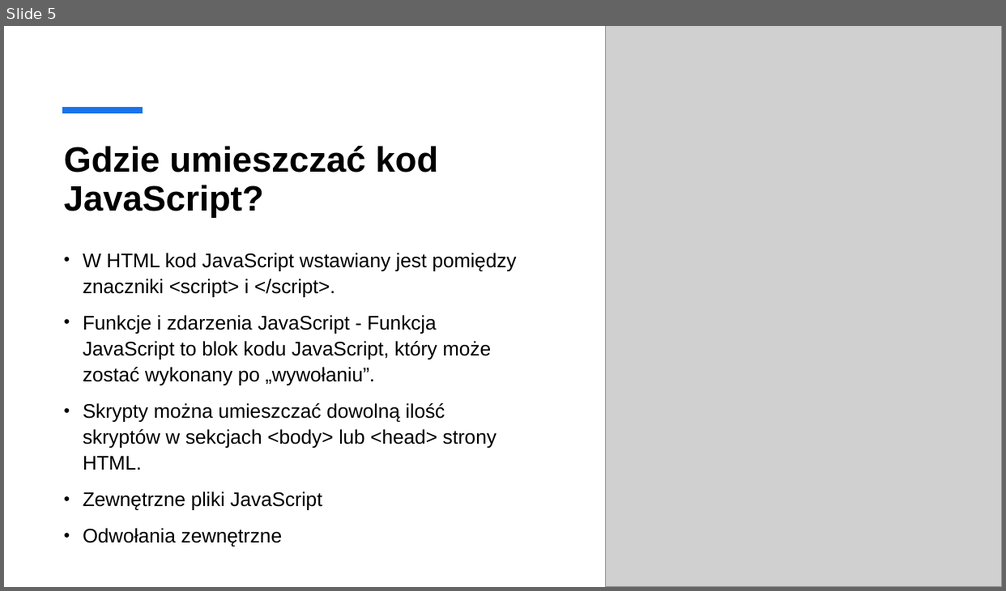
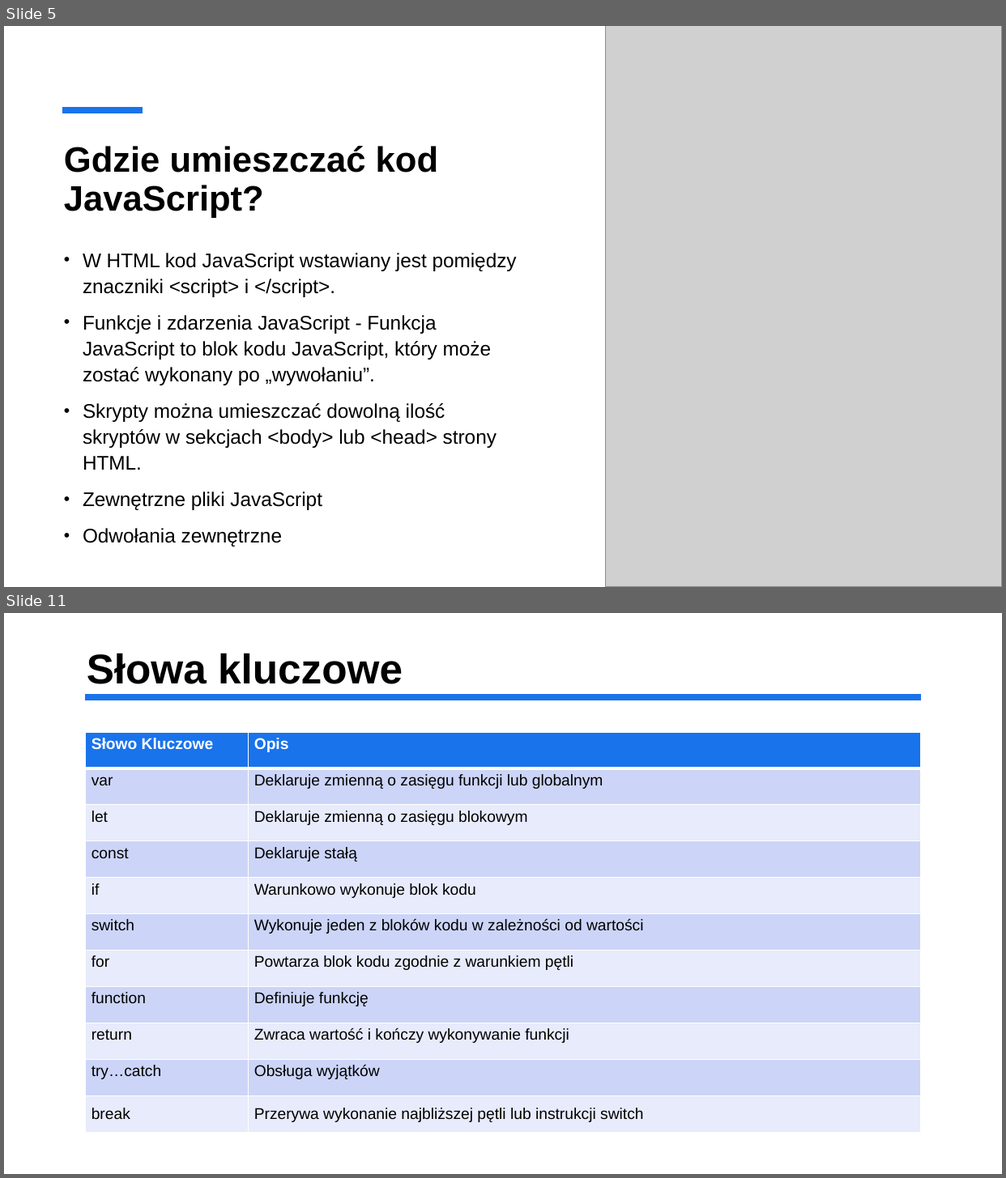
Before and after one commit to Estremo102/Aplikacje-Internetowe, a slide deck: Aplikacje internetowe.pptx. Shown one above the other, each under a label of ours: slide 5 before the commit, slides 5 and 11 after it; the slides between them are not shown. The pictures are 1006x591 and 1006x1178 pixels, drawn with LibreOffice and Linux fonts; fonts in the diff are those of the drawing; grey boxes stand for pictures. Boxes give left, top, right and bottom in pixels: in the first picture for what was removed or moved away, otherwise in the second. Text is boxed around its words. In the diff, an @@ line names an element or a change of style, - is before the commit and + after.

```diff
--- a/Aplikacje internetowe.pptx
+++ b/Aplikacje internetowe.pptx
@@ slide 11 added at box(4, 613, 1002, 1174), background #FFFFFF @@
@@ title added at box(87, 653, 403, 684), 40 pt, text #000000, bold @@
+Słowa kluczowe
@@ line added from (85, 697) to (921, 697), #1973EB 6 pt @@
@@ table added at box(85, 732, 921, 1132), 11 rows, 2 columns @@
+Słowo Kluczowe | Opis
+var | Deklaruje zmienną o zasięgu funkcji lub globalnym
+let | Deklaruje zmienną o zasięgu blokowym
+const | Deklaruje stałą
+if | Warunkowo wykonuje blok kodu
+switch | Wykonuje jeden z bloków kodu w zależności od wartości
+for | Powtarza blok kodu zgodnie z warunkiem pętli
+function | Definiuje funkcję
+return | Zwraca wartość i kończy wykonywanie funkcji
+try…catch | Obsługa wyjątków
+break | Przerywa wykonanie najbliższej pętli lub instrukcji switch
```
Also in this commit, not shown: 5 other slides added, 1 slide removed.
